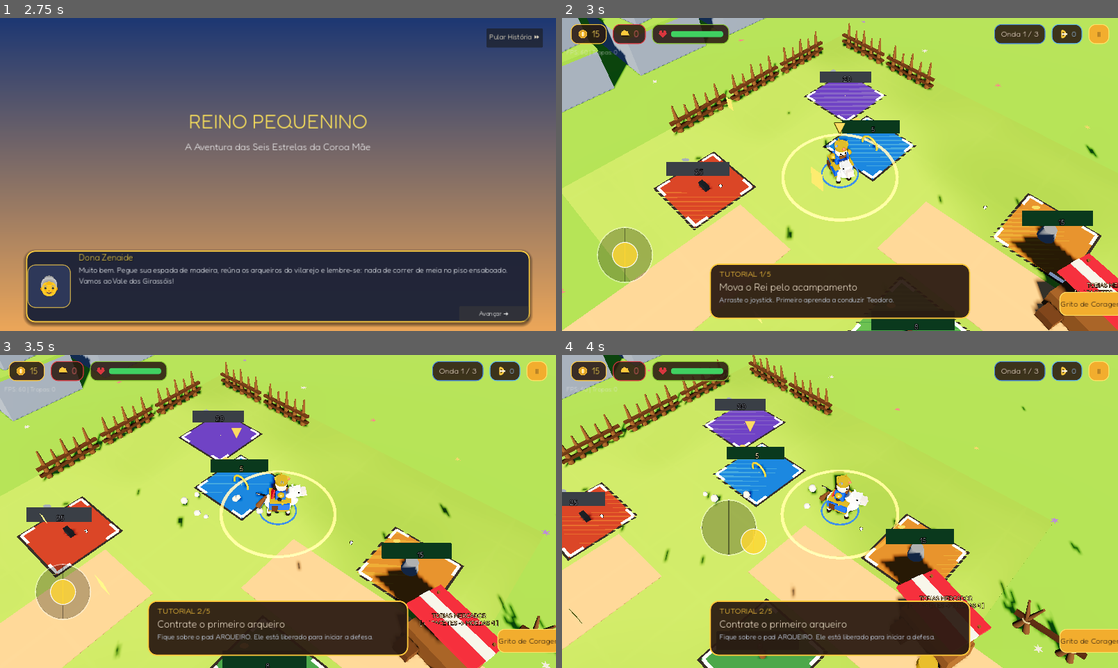
Above: before the commit, frames 1-4 (two rows, left to right).
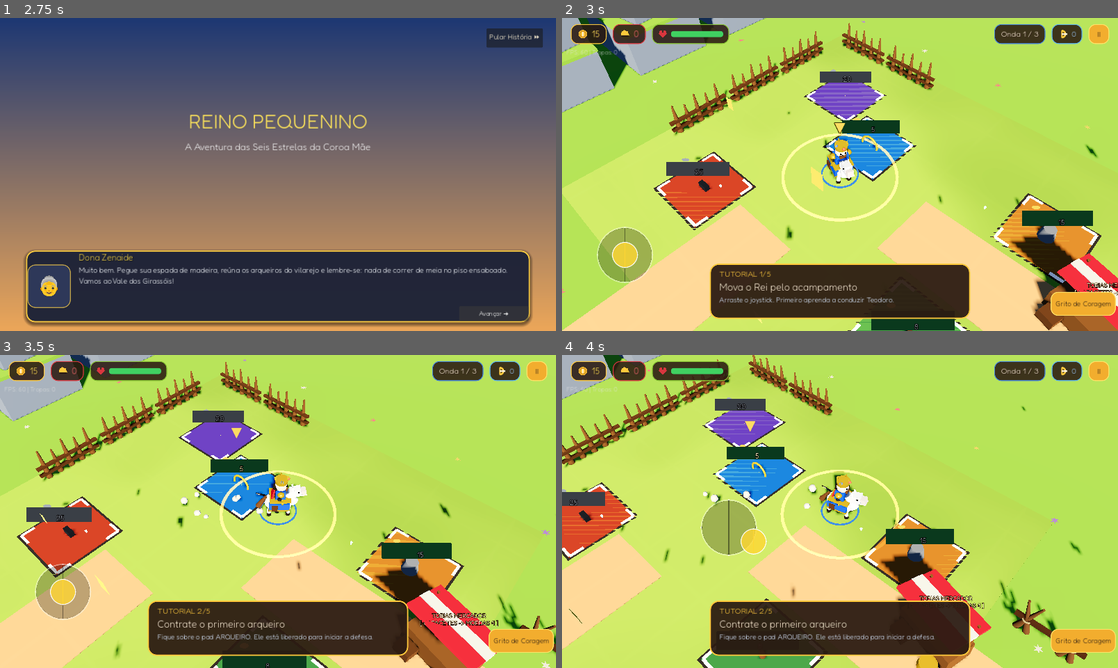
Above: after the commit, the same moments.

Repository: JonathasHenrique/reino-pequenino
Game: Godot game, scene res://scenes/ui/MainMenu.tscn
Same seed, same stepped clock (60 frames per second), same inputs: the game is played once before the commit and once after it.
Inputs (mouse positions are in pixels of both pictures, inside the frame that each line leads up to):
- Up to frame 1 (2.75 s): click "INICIAR JORNADA" at 0.5 s; click "Pular História ⏩" at 1.25 s; click "Avançar ➔" at 2 s
- Up to frame 2 (3 s): tap Enter at 2.75 s; move the mouse to (962, 158) at 2.77 s; hold Right (ui_right) from 2.78 s (still down); click (962, 158) at 2.92 s
- Up to frame 3 (3.5 s): keep holding Right (ui_right); tap Space at 3.02 s
- Up to frame 4 (4 s): release Right (ui_right) at 3.5 s; drag from (728, 527) to (812, 574) at 3.52 s

Frame 1 is identical in both runs. In frame 2, 0.3% of the frame differs, in the area x 28-100%, y 53-96%; in frame 3, 0.3%, in the area x 15-100%, y 55-96%; in frame 4, 0.3%.
Error in both runs: Cannot call method 'set_input_as_handled' on a null value. (res://scripts/ui/DialogueBox.gd:53)

Commit message:
Otimiza props e sincronização vertical

Diff:
--- a/project.godot
+++ b/project.godot
@@ -35,6 +35,7 @@
 window/stretch/mode="canvas_items"
 window/stretch/aspect="expand"
 window/handheld/orientation=4
+window/vsync/vsync_mode=1
 
 [gui]
 
--- a/scenes/props/FlowerPatch.tscn
+++ b/scenes/props/FlowerPatch.tscn
@@ -28,6 +28,7 @@
 [node name="FlowerPatch" type="Node3D"]
 script = ExtResource("2_style")
 fallback_color = Color(0.72, 0.45, 0.82, 1)
+outline_enabled = false
 
 [node name="Stem1" type="MeshInstance3D" parent="."]
 visible = false
--- a/scenes/props/PineTree.tscn
+++ b/scenes/props/PineTree.tscn
@@ -39,6 +39,7 @@
 [node name="PineTree" type="StaticBody3D"]
 script = ExtResource("2_style")
 fallback_color = Color(0.24, 0.58, 0.28, 1)
+outline_enabled = false
 
 [node name="CollisionShape3D" type="CollisionShape3D" parent="."]
 transform = Transform3D(1, 0, 0, 0, 1, 0, 0, 0, 1, 0, 1.2, 0)
--- a/scenes/props/Rock.tscn
+++ b/scenes/props/Rock.tscn
@@ -24,6 +24,7 @@
 [node name="Rock" type="StaticBody3D"]
 script = ExtResource("2_style")
 fallback_color = Color(0.55, 0.58, 0.62, 1)
+outline_enabled = false
 
 [node name="CollisionShape3D" type="CollisionShape3D" parent="."]
 transform = Transform3D(1, 0, 0, 0, 1, 0, 0, 0, 1, 0, 0.55, 0)
--- a/scenes/props/Tree.tscn
+++ b/scenes/props/Tree.tscn
@@ -35,6 +35,7 @@
 [node name="Tree" type="StaticBody3D"]
 script = ExtResource("2_style")
 fallback_color = Color(0.52, 0.76, 0.20, 1)
+outline_enabled = false
 
 [node name="CollisionShape3D" type="CollisionShape3D" parent="."]
 transform = Transform3D(1, 0, 0, 0, 1, 0, 0, 0, 1, 0, 1.2, 0)
--- a/scenes/ui/GameHUD.tscn
+++ b/scenes/ui/GameHUD.tscn
@@ -270,14 +270,14 @@
 grow_vertical = 0
 
 [node name="SkillButton" type="Button" parent="ActionContainer"]
-custom_minimum_size = Vector2(110, 55)
+custom_minimum_size = Vector2(150, 55)
 layout_mode = 0
-offset_left = 25.0
+offset_left = 5.0
 offset_top = 70.0
-offset_right = 135.0
+offset_right = 155.0
 offset_bottom = 125.0
 theme_override_colors/font_color = Color(0.169, 0.106, 0.071, 1)
-theme_override_font_sizes/font_size = 18
+theme_override_font_sizes/font_size = 16
 theme_override_styles/normal = SubResource("StyleBoxFlat_btn")
 text = "Coragem!"
 
--- a/scripts/core/Art.gd
+++ b/scripts/core/Art.gd
@@ -41,10 +41,10 @@
 	_mat_cache[key] = outline
 	return outline
 
-static func toon_mat(color: Color, roughness: float = 0.8, emission_energy: float = 0.0) -> Material:
+static func toon_mat(color: Color, roughness: float = 0.8, emission_energy: float = 0.0, outline_enabled: bool = true) -> Material:
 	if emission_energy > 0.0:
 		return mat(color, roughness, emission_energy)
-	var key := "toon|%s|%.2f" % [color.to_html(), roughness]
+	var key := "toon|%s|%.2f|%s" % [color.to_html(), roughness, str(outline_enabled)]
 	if _mat_cache.has(key):
 		return _mat_cache[key]
 	var toon := ShaderMaterial.new()
@@ -52,7 +52,8 @@
 	toon.set_shader_parameter("base_color", color)
 	toon.set_shader_parameter("shade_color", color.darkened(0.28))
 	toon.set_shader_parameter("roughness_val", roughness)
-	toon.next_pass = get_outline_mat()
+	if outline_enabled:
+		toon.next_pass = get_outline_mat()
 	_mat_cache[key] = toon
 	return toon
 
--- a/scripts/props/StyleImportedModel.gd
+++ b/scripts/props/StyleImportedModel.gd
@@ -5,6 +5,7 @@
 @export var fallback_color: Color = Color(0.52, 0.76, 0.20)
 @export var albedo_texture: Texture2D
 @export var tint: Color = Color.WHITE
+@export var outline_enabled: bool = true
 
 func _ready() -> void:
 	call_deferred("_style_meshes", self)
@@ -22,7 +23,7 @@
 				if source_material is BaseMaterial3D:
 					color = source_material.albedo_color
 			color *= tint
-			var toon_material := Art.toon_mat(color, 0.82)
+			var toon_material := Art.toon_mat(color, 0.82, 0.0, outline_enabled)
 			if albedo_texture and toon_material is ShaderMaterial:
 				var textured_material := (toon_material as ShaderMaterial).duplicate() as ShaderMaterial
 				textured_material.set_shader_parameter("albedo_texture", albedo_texture)
